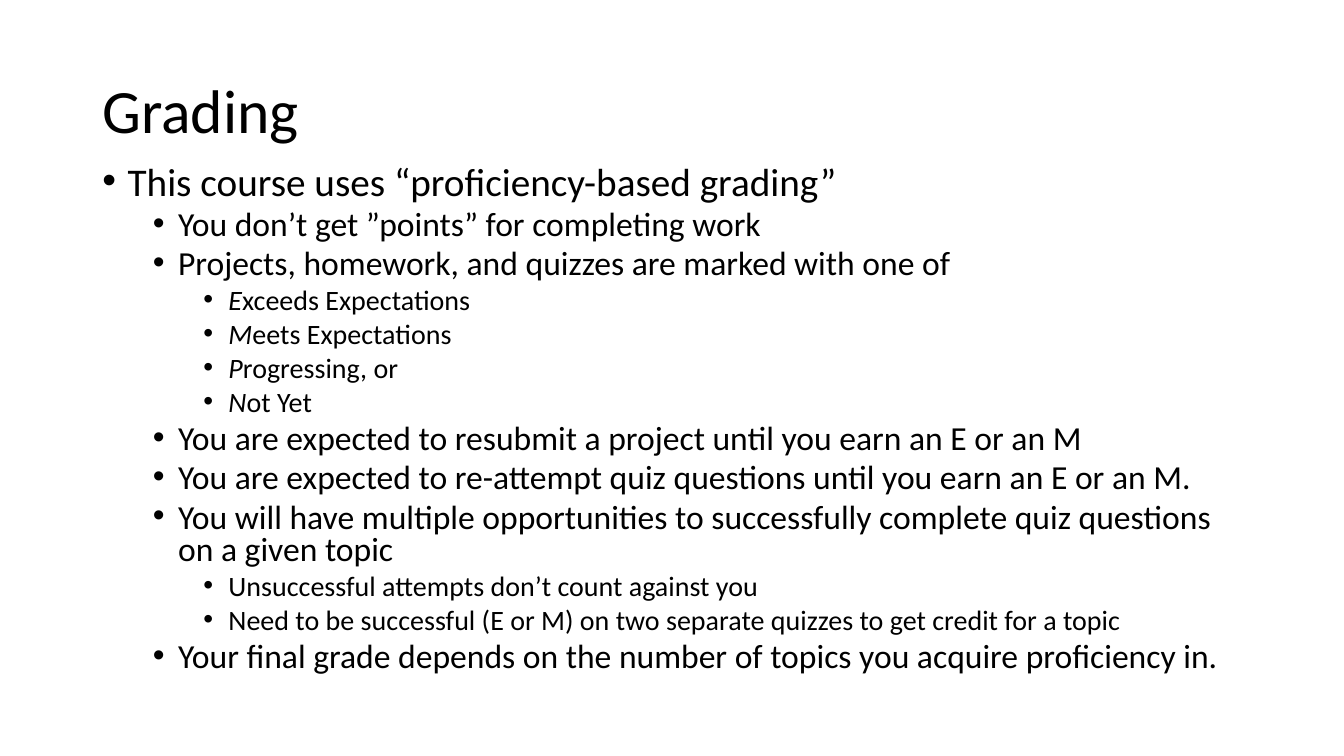
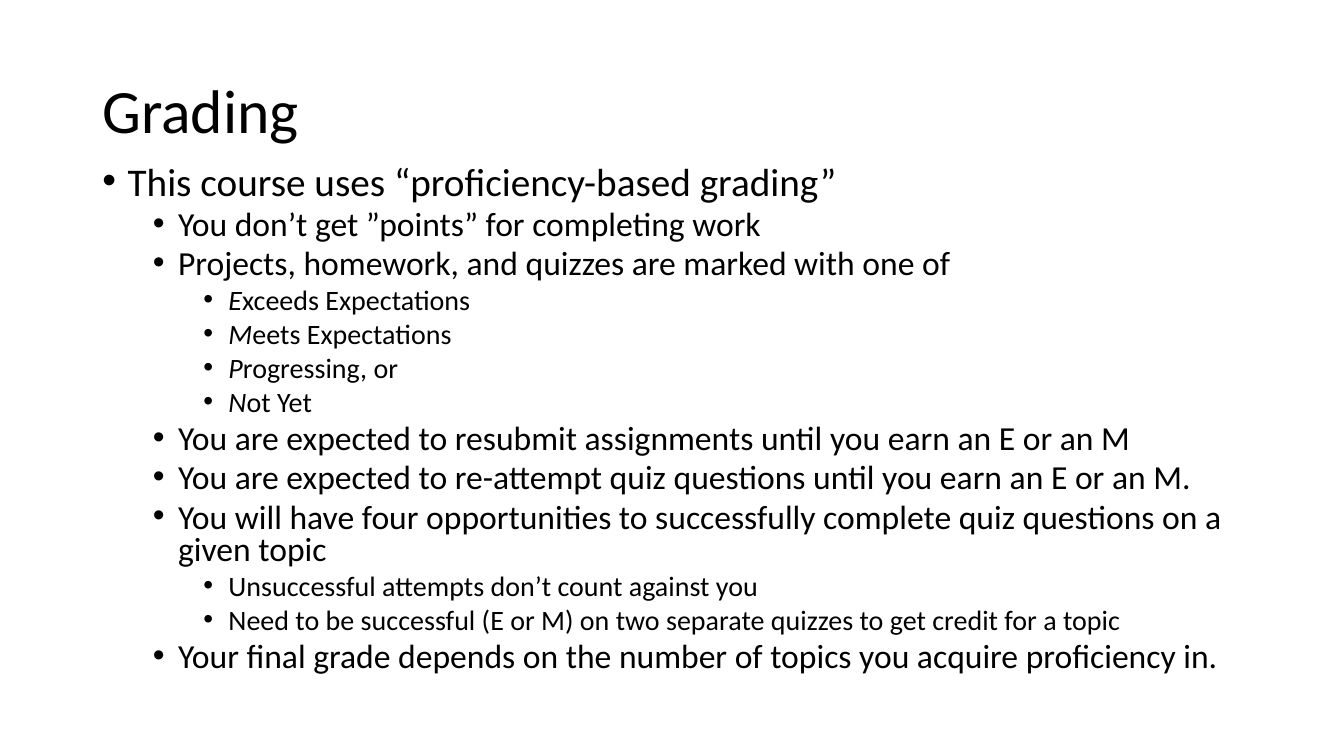
Before and after one commit to KurmasGVSU/KurmasGVSU.github.io, a slide deck: slide 10 of Teaching/Courses/W24/CIS500/LectureNotes/cis500_intro.pptx. Drawn at 1344x756 pixels with LibreOffice and Linux fonts; fonts in the diff are those of the drawing. Boxes give left, top, right and bottom in pixels: in the first picture for what was removed or moved away, otherwise in the second. Text is boxed around its words. In the diff, an @@ line names an element or a change of style, - is before the commit and + after.

```diff
--- a/Teaching/Courses/W24/CIS500/LectureNotes/cis500_intro.pptx
+++ b/Teaching/Courses/W24/CIS500/LectureNotes/cis500_intro.pptx
@@ text at (178, 426, 1130, 456): text changed @@
-  • You are expected to resubmit a project until you earn an E or an M
+  • You are expected to resubmit assignments until you earn an E or an M
@@ text at (178, 505, 1221, 567): text changed @@
-  • You will have multiple opportunities to successfully complete quiz questions on a given topic
+  • You will have four opportunities to successfully complete quiz questions on a given topic
```
Also in this commit, not shown: 6 other slides changed, 4 other files.
